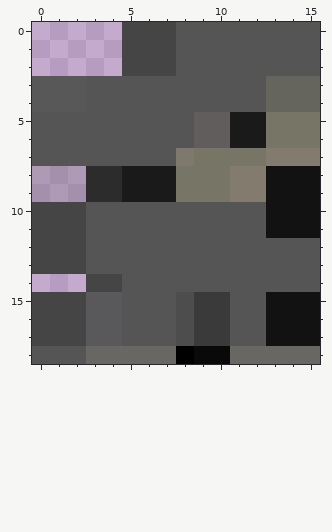
One commit to this pixel-art sprite: src/main/resources/images/player/player_walking1.png. That is the earlier state.
The file is 16x19 pixels. Pixels under 10% opacity are left out. Colours within 5 levels of each other are drawn and written as one.
After the commit:
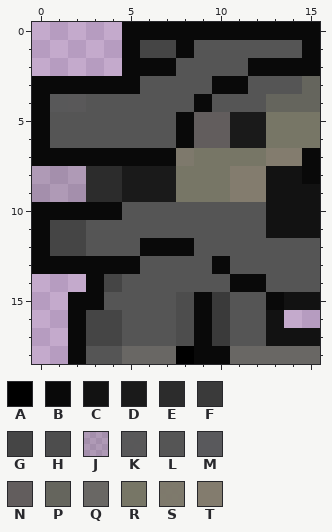
Palette (. is transparent): A #000000  B #090909  C #121212  D #1a1a1a  E #2c2c2c  F #3a3a3a  G #454545  H #4d4d4d  J #55555530  K #555555f6  L #555555  M #59595c  N #625d5d  P #65655d  Q #696764  R #777666  S #7c7869f7  T #837c6e
From old to new:
y 0: x 5..15 GGGLLLLLLLL -> BBBBBBBBBBB
y 1: x 5 G -> B; x 8 L -> B; x 15 L -> B
y 2: x 5..7 GGG -> BBB; x 12..15 LLLL -> BBBB
y 3: x 0..5 KKKLLL -> BBBBBB; x 10..11 LL -> BB; x 13..14 PP -> LL
y 4: x 0 K -> B; x 9 L -> B
y 5..6: x 0 L -> B; x 8 L -> B
y 7: x 0..7 LLLLLLLL -> BBBBBBBB; x 15 T -> B
y 8: x 15 C -> B
y 10: x 0..4 GGGLL -> BBBBB
y 11: x 0 G -> B
y 12: x 0 G -> B; x 6..8 LLL -> BBB
y 13: x 0..5 GGGLLL -> BBBBBB; x 10 L -> B
y 14: x 3 G -> B; x 11..12 LL -> BB
y 15: x 0..4 GGGMM -> ..BBL; x 9 F -> B; x 13 C -> B
y 16: x 0..4 GGGMM -> ..BGG; x 9 F -> B; x 14..15 CC -> ..
y 17: x 0..4 GGGMM -> ..BGG; x 9 F -> B
y 18: x 0..4 LLLQQ -> ..BLL
Changed places in both pictures, as pixel boxes (x1, y1, x2, y2):
changed: (32, 22, 320, 364)
